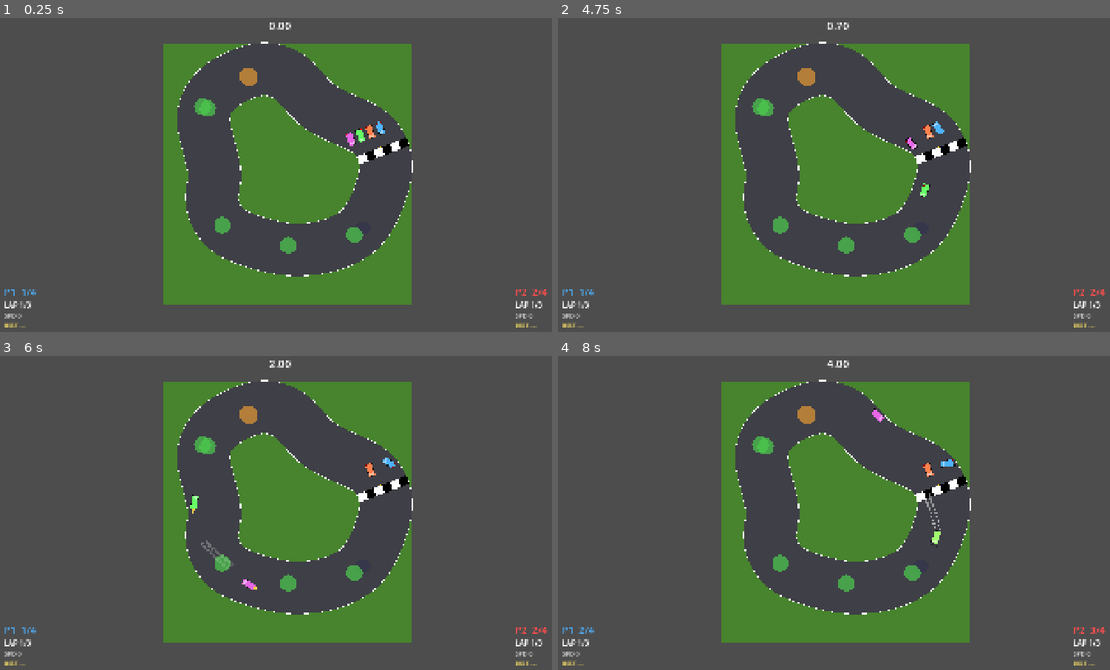
Above: before the commit, frames 1-4 (two rows, left to right).
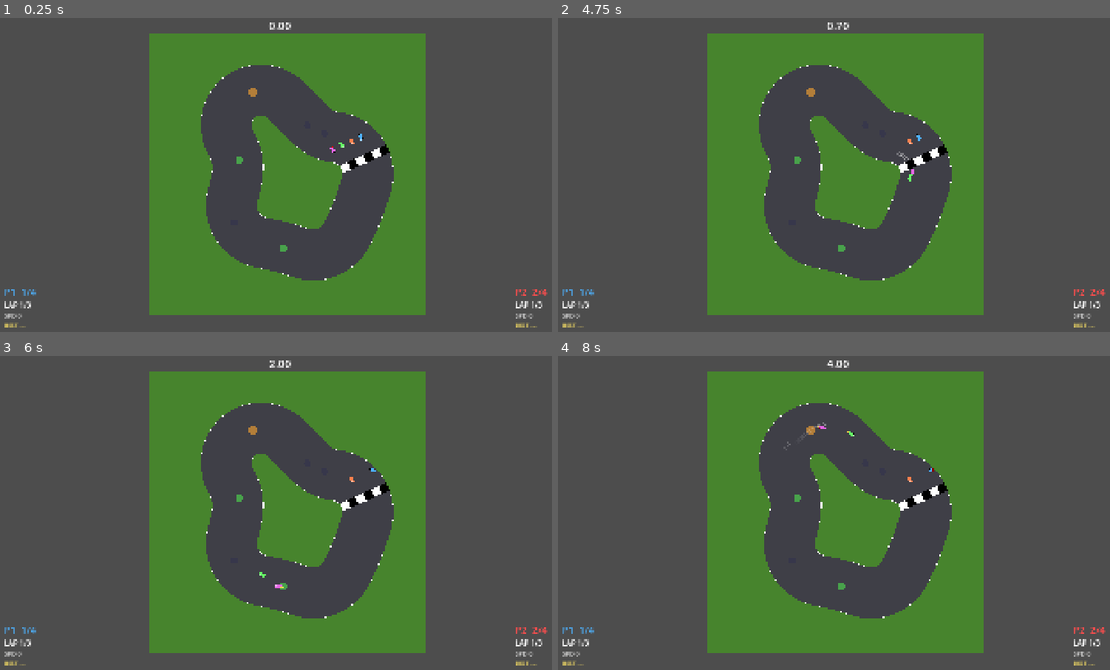
Above: after the commit, the same moments.

Repository: h9hfy28wpf-bot/Drift-Racer
Game: Godot game, scene res://scenes/race_scene.tscn
Same seed, same stepped clock (60 frames per second), same inputs: the game is played once before the commit and once after it.
Inputs:
- Up to frame 1 (0.25 s): no input
- Up to frame 2 (4.75 s): tap Enter (ui_accept) at 0.5, 0.77, 1.25, 1.52, 2.75, 3.02, 3.5, 3.77, 4.52 s; hold Right (ui_right) 0.53-1.28 s; hold Down (ui_down) 1.28-2.03 s; hold Right (ui_right) 2.03-2.78 s; hold Up (ui_up) 2.78-3.53 s; hold Left (ui_left) from 3.53 s (still down)
- Up to frame 3 (6 s): release Left (ui_left) at 5.03 s; hold Down (ui_down) 5.03-5.78 s; hold Right (ui_right) from 5.78 s (still down)
- Up to frame 4 (8 s): tap Enter (ui_accept) at 6.02, 6.77, 7.52 s; release Right (ui_right) at 6.53 s; hold Up (ui_up) 6.53-7.28 s; hold Right (ui_right) from 7.28 s (still down)

The runs differ from the first frame. In frame 1, 18% of the frame differs, in the area x 27-78%, y 4-95%; in frame 2, 18%; in frame 3, 18%; in frame 4, 18%, in the area x 3-98%, y 4-95%.

Commit message:
feat: widen procedural track and add geometry checks

Diff:
--- a/scenes/track.tscn
+++ b/scenes/track.tscn
@@ -4,7 +4,7 @@
 [ext_resource type="Script" path="res://scripts/start_finish.gd" id="2_startfinish"]
 
 [sub_resource type="RectangleShape2D" id="RectangleShape2D_startfinish"]
-size = Vector2(200, 20)
+size = Vector2(400, 20)
 
 [sub_resource type="RectangleShape2D" id="RectangleShape2D_outer_wall"]
 size = Vector2(10, 10)
--- a/scripts/start_finish.gd
+++ b/scripts/start_finish.gd
@@ -18,4 +18,6 @@
 	if elapsed_ms < GRACE_PERIOD_MS:
 		return
 
-	RaceManager.cross_start_finish(body)
+	var race_manager: Node = get_node_or_null("/root/RaceManager")
+	if race_manager:
+		race_manager.cross_start_finish(body)
--- a/scripts/track.gd
+++ b/scripts/track.gd
@@ -8,11 +8,11 @@
 const SPLINE_SAMPLES: int = 160
 const RELAX_PASSES: int = 2
 const RELAX_WEIGHT: float = 0.15
-const TRACK_WIDTH: float = 200.0
+const TRACK_WIDTH: float = 400.0
 const WALL_THICKNESS: float = 48.0
-const SPAWN_BEHIND: float = 80.0
-const RADIUS_MIN: float = 180.0
-const RADIUS_MAX: float = 420.0
+const SPAWN_BEHIND: float = 160.0
+const RADIUS_MIN: float = 360.0
+const RADIUS_MAX: float = 840.0
 const JITTER_DEG: float = 20.0
 const WALL_MARGIN: float = 30.0
 const MIN_TURN_RADIUS: float = TRACK_WIDTH * 0.5 + WALL_MARGIN
@@ -668,10 +668,12 @@
 func _compute_track_extents() -> Vector2:
 	var max_x: float = 0.0
 	var max_y: float = 0.0
-	for pt in _road_outer:
-		max_x = maxf(max_x, abs(pt.x))
-		max_y = maxf(max_y, abs(pt.y))
-	return Vector2(max_x + 200.0, max_y + 200.0)
+	for edge in [_road_outer, _road_inner]:
+		for point in edge:
+			max_x = maxf(max_x, absf(point.x))
+			max_y = maxf(max_y, absf(point.y))
+	var padding: float = WALL_THICKNESS + 200.0
+	return Vector2(max_x + padding, max_y + padding)
 
 
 ## Viewport-fit zoom for whole-track view.
@@ -694,7 +696,7 @@
 	var behind: Vector2 = road_center - edge_dir * SPAWN_BEHIND
 
 	var perp: Vector2 = Vector2(-edge_dir.y, edge_dir.x)
-	var offset: float = (float(player_index) - 0.5) * 40.0
+	var offset: float = (float(player_index) - 0.5) * 80.0
 
 	return behind + perp * offset
 
--- /dev/null
+++ b/tests/track_runtime_geometry_test.gd
@@ -0,0 +1,45 @@
+extends SceneTree
+
+## Instantiates a deterministic track and verifies generated trigger spans.
+
+var failures: int = 0
+
+
+func _check(condition: bool, message: String) -> void:
+	if not condition:
+		failures += 1
+		push_error("FAIL: " + message)
+
+
+func _axis_span(shape_node: CollisionShape2D) -> float:
+	var shape: RectangleShape2D = shape_node.shape as RectangleShape2D
+	return shape.size.x
+
+
+func _init() -> void:
+	var track_scene: PackedScene = load("res://scenes/track.tscn")
+	var track: Node2D = track_scene.instantiate()
+	track.set_seed(1)
+	get_root().add_child(track)
+	await process_frame
+
+	var finish: Area2D = track.get_node("StartFinishLine") as Area2D
+	var finish_shape: CollisionShape2D = finish.get_node("CollisionShape2D") as CollisionShape2D
+	_check(finish.collision_layer == 0 and finish.collision_mask == 2, "start/finish must detect car layer 2 only")
+	_check(is_equal_approx(_axis_span(finish_shape), track.TRACK_WIDTH), "start/finish span must equal TRACK_WIDTH")
+
+	var checkpoints: Node2D = track.get_node("Checkpoints") as Node2D
+	_check(checkpoints.get_child_count() == 4, "track must generate four checkpoints")
+	for checkpoint_index in range(checkpoints.get_child_count()):
+		var gate: Area2D = checkpoints.get_child(checkpoint_index) as Area2D
+		var shape_node: CollisionShape2D = gate.get_child(0) as CollisionShape2D
+		_check(gate.collision_layer == 0 and gate.collision_mask == 2, "checkpoint %d must detect car layer 2 only" % checkpoint_index)
+		_check(_axis_span(shape_node) > 0.0, "checkpoint %d must have a positive cross-track span" % checkpoint_index)
+
+	track.queue_free()
+	await process_frame
+	if failures == 0:
+		print("PASS: runtime trigger geometry")
+	else:
+		print("FAIL: %d runtime trigger geometry assertions" % failures)
+	quit(0 if failures == 0 else 1)
--- a/tests/track_width_metrics.gd
+++ b/tests/track_width_metrics.gd
@@ -7,7 +7,7 @@
 var seed_count: int = 60
 
 
-func _ready() -> void:
+func _init() -> void:
 	for arg in OS.get_cmdline_user_args():
 		if arg.begins_with("--seeds="):
 			seed_count = int(arg.trim_prefix("--seeds="))
@@ -19,7 +19,10 @@
 	var total_attempts: int = 0
 	var max_attempts: int = 0
 	var min_radius: float = INF
-	var min_edge_gap: float = INF
+	var min_vertex_gap: float = INF
+	var accepted_radii: Array[float] = []
+	var accepted_vertex_gaps: Array[float] = []
+	var attempts_used: Array[int] = []
 
 	for seed_value in range(1, seed_count + 1):
 		var rng: RandomNumberGenerator = RandomNumberGenerator.new()
@@ -38,9 +41,14 @@
 			accepted = true
 			var used: int = attempt + 1
 			total_attempts += used
+			attempts_used.append(used)
 			max_attempts = maxi(max_attempts, used)
-			min_radius = minf(min_radius, track_gd._min_turn_radius(path))
-			min_edge_gap = minf(min_edge_gap, _minimum_non_adjacent_gap(edges[0], edges[1]))
+			var radius: float = track_gd._min_turn_radius(path)
+			var vertex_gap: float = _minimum_non_adjacent_vertex_gap(edges[0], edges[1])
+			accepted_radii.append(radius)
+			accepted_vertex_gaps.append(vertex_gap)
+			min_radius = minf(min_radius, radius)
+			min_vertex_gap = minf(min_vertex_gap, vertex_gap)
 			break
 		if not accepted:
 			failures += 1
@@ -48,11 +56,35 @@
 
 	var accepted_count: int = seed_count - failures
 	var average_attempts: float = float(total_attempts) / float(accepted_count) if accepted_count > 0 else INF
-	print("METRICS width=%.1f margin=%.1f min_radius_required=%.1f nonadjacent_anchor_gap=%.1f seeds=%d accepted=%d failed=%d avg_attempts=%.3f max_attempts=%d min_accepted_radius=%.3f min_nonadjacent_edge_gap=%.3f" % [track_gd.TRACK_WIDTH, track_gd.WALL_MARGIN, track_gd.MIN_TURN_RADIUS, track_gd.ANCHOR_MIN_GAP_OTHER, seed_count, accepted_count, failures, average_attempts, max_attempts, min_radius, min_edge_gap])
+	attempts_used.sort()
+	accepted_radii.sort()
+	accepted_vertex_gaps.sort()
+	var median_radius: float = _median_float(accepted_radii)
+	var median_vertex_gap: float = _median_float(accepted_vertex_gaps)
+	var p95_attempts: int = _percentile_int(attempts_used, 0.95)
+	var p99_attempts: int = _percentile_int(attempts_used, 0.99)
+	print("METRICS width=%.1f margin=%.1f min_radius_required=%.1f nonadjacent_anchor_gap=%.1f seeds=%d accepted=%d failed=%d fallback=%d avg_attempts=%.3f max_attempts=%d p95_attempts=%d p99_attempts=%d min_radius=%.3f median_radius=%.3f min_same_ring_vertex_gap=%.3f median_same_ring_vertex_gap=%.3f" % [track_gd.TRACK_WIDTH, track_gd.WALL_MARGIN, track_gd.MIN_TURN_RADIUS, track_gd.ANCHOR_MIN_GAP_OTHER, seed_count, accepted_count, failures, failures, average_attempts, max_attempts, p95_attempts, p99_attempts, min_radius, median_radius, min_vertex_gap, median_vertex_gap])
 	quit(0 if failures == 0 else 1)
 
 
-func _minimum_non_adjacent_gap(outer: PackedVector2Array, inner: PackedVector2Array) -> float:
+func _median_float(values: Array[float]) -> float:
+	if values.is_empty():
+		return INF
+	var middle: int = values.size() / 2
+	if values.size() % 2 == 1:
+		return values[middle]
+	return (values[middle - 1] + values[middle]) * 0.5
+
+
+func _percentile_int(values: Array[int], percentile: float) -> int:
+	if values.is_empty():
+		return 0
+	var index: int = mini(values.size() - 1, int(ceil(percentile * float(values.size()))) - 1)
+	return values[index]
+
+
+## Diagnostic only: same-ring vertex spacing, not segment-to-segment clearance.
+func _minimum_non_adjacent_vertex_gap(outer: PackedVector2Array, inner: PackedVector2Array) -> float:
 	var n: int = outer.size()
 	var minimum: float = INF
 	for i in range(n):
